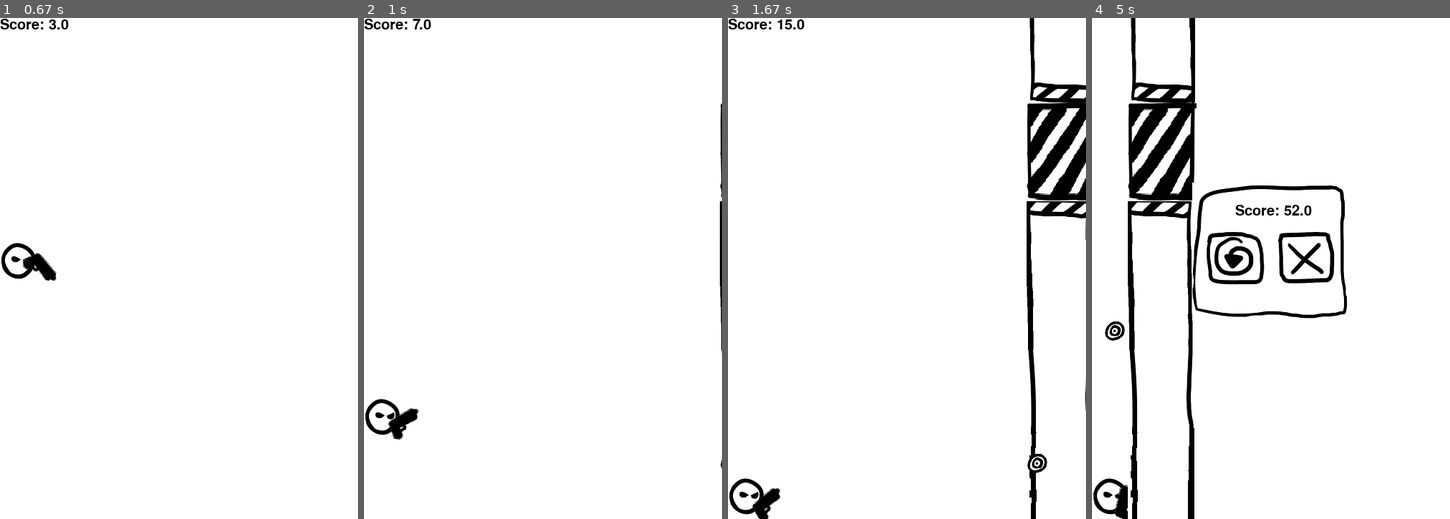
Above: before the commit, frames 1-4 (left to right).
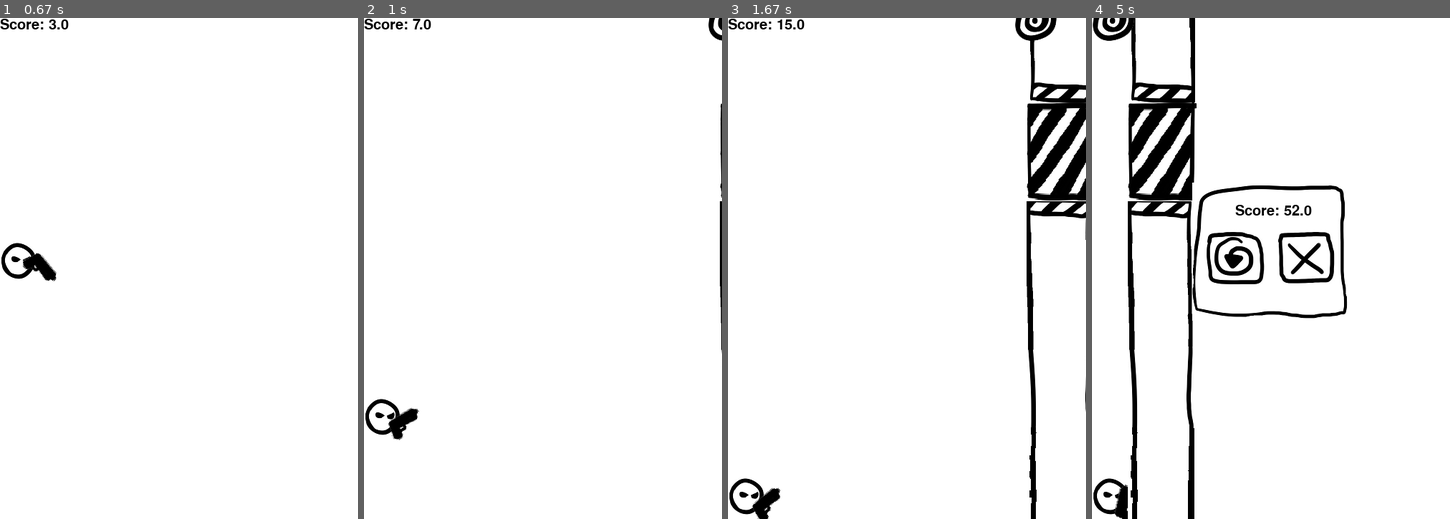
Above: after the commit, the same moments.

Repository: marx3512/FlappyBirdGame
Game: pygame game, started from flappyGame.py
Two runs of this game, one before a commit and one after it. Both use one fixed random seed, a clock stepped at 60 frames per second and the inputs below.
Inputs (mouse positions are in pixels of both pictures, inside the frame that each line leads up to):
- Up to frame 1 (0.67 s): click (103, 348) at 0.38 s
- Up to frame 2 (1 s): click (543, 303) at 0.72 s
- Up to frame 3 (1.67 s): click (796, 193) at 1.05 s; click (949, 313) at 1.38 s
- Up to frame 4 (5 s): click (1278, 98) at 1.72 s; click (1253, 398) at 2.05 s; click (1260, 183) at 2.38 s; click (1220, 163) at 2.72 s; click (1364, 223) at 3.05 s; click (1381, 258) at 3.38 s; click (1346, 178) at 3.72 s; click (1167, 173) at 4.05 s; click (1285, 248) at 4.38 s; click (1167, 238) at 4.72 s

Frame 1 is identical in both runs. In frame 2, 0.1% of the frame differs, in the area x 96-100%, y 0-90%; in frame 3, 0.4%; in frame 4, 0.5%, in the area x 0-12%, y 0-65%.

Commit message:
Add function change style target

Diff:
--- a/flappyGame.py
+++ b/flappyGame.py
@@ -86,6 +86,17 @@
         TargetYRandom = random.randint(100, 600)
         TargetYCalculation = (posTargetY - TargetYRandom)*(-1)
         targetRect.update(posTargetX, TargetYCalculation, 50, 60)
+
+def CheckScore(score):
+    global condStyleTarget
+    if score >= 0 and score <= 200:
+        condStyleTarget = 0
+    elif score >= 201 and score <= 400:
+        condStyleTarget = 1
+    elif score >= 401 and score <= 600:
+        condStyleTarget = 2
+    elif score >= 601 and score <= 800:
+        condStyleTarget = 3
 
 def CalculationAnglePistol( ):
     mx, my = pygame.mouse.get_pos()
@@ -217,7 +228,7 @@
                 gravity = 0
             playerMoviment += gravity
             posPlayerY += playerMoviment
-        condStyleTarget = 3
+        CheckScore(score)
         CreateAssets(posPlayerY, condStyleTarget)
         CreateText("Score: " + str(round(score,0)), (0,0,0), 30, posScoreX, posScoreY)
         CheckInputMouse()
